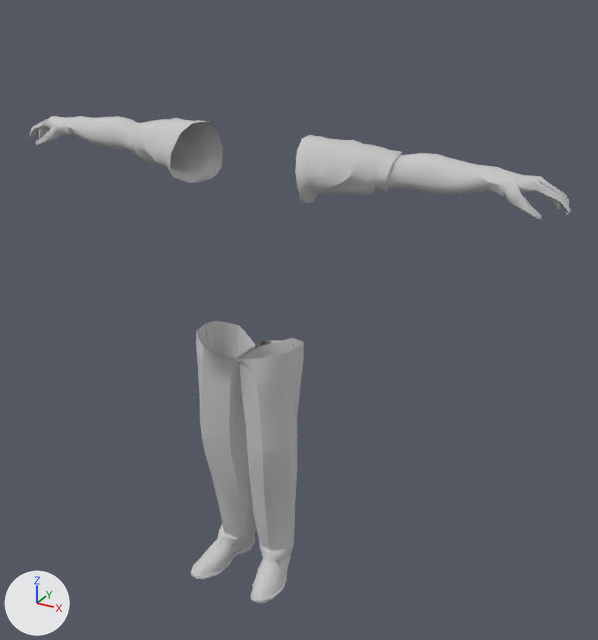
Two versions of the Blender file Blender/avatar.blend, one commit apart.
One viewpoint serves both versions: a 50 mm camera at (2.15, -3.05, 3.32) aimed at (0.38, 0.17, 1.71). The axes (+X, +Y, +Z) are drawn at lower left. The lights are the same throughout.

The older version as bpy lines, for what is in view:
```python
ob_man = bpy.data.objects.new('man', me_man)
ob_man.location = (0.0, 0.0, 0.0)
ob_man.rotation_euler = (1.571, 0.0, 0.0)  # degrees (90, 0, 0)
ob_man.scale = (4.38, 4.38, 4.38)
ob_man_001 = bpy.data.objects.new('man.001', me_man_001)
ob_man_001.location = (0.0, 0.0, 0.0)
ob_man_001.rotation_euler = (1.571, 0.0, 0.0)  # degrees (90, 0, 0)
ob_man_001.scale = (4.38, 4.38, 4.38)
ob_man_002 = bpy.data.objects.new('man.002', me_man_006)
ob_man_002.location = (0.0, 0.0, 0.0)
ob_man_002.rotation_euler = (1.571, 0.0, 0.0)  # degrees (90, 0, 0)
ob_man_002.scale = (4.38, 4.38, 4.38)
ob_man_003 = bpy.data.objects.new('man.003', me_man_008)
ob_man_003.location = (0.0, 0.0, 0.0)
ob_man_003.rotation_euler = (1.571, 0.0, 0.0)  # degrees (90, 0, 0)
ob_man_003.scale = (4.38, 4.38, 4.38)
ob_man_004 = bpy.data.objects.new('man.004', me_man_010)
ob_man_004.location = (0.0, 0.0, 0.0)
ob_man_004.rotation_euler = (1.571, 0.0, 0.0)  # degrees (90, 0, 0)
ob_man_004.scale = (4.38, 4.38, 4.38)
```
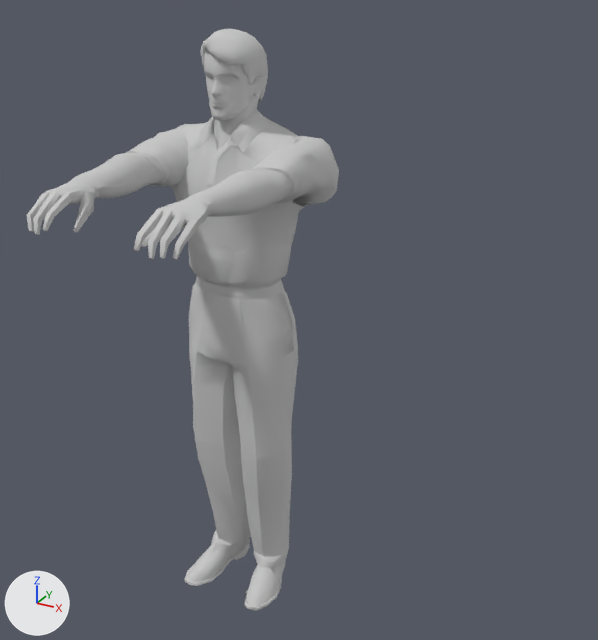
Where the newer file only moved an object's origin or applied its transform, the numbers keep the older frame.

Pixel boxes [x1, y1, x2, y2] of what changed, in the pictures (598 x 640 px):
'man', shown
    after: [171, 29, 308, 366]
'man.001', mesh turned
    before: [295, 135, 571, 220]
    after: [134, 136, 339, 260]
'man.003', mesh moved
    before: [237, 338, 304, 603]
    after: [232, 347, 298, 610]
'man.004', mesh moved
    before: [191, 321, 257, 579]
    after: [184, 335, 251, 586]
'man.002', mesh turned
    before: [30, 116, 223, 183]
    after: [27, 124, 191, 235]

Diff of the bpy script that builds the scene:
```diff
--- a/Blender/avatar.blend.py
+++ b/Blender/avatar.blend.py
@@ me_man @@
 me_man.from_pydata(...)  # 2262 vertices, 3378 faces; spans x -0.169..0.082, y 0.016..0.689, z -0.125..-0.02
 # used by ob_man; location = (0.0, 0.0, 0.0); rotation_euler = (1.571, 0.0, 0.0), in degrees (90, 0, 0); scale = (4.38, 4.38, 4.38)
+# me_man part 1: the whole mesh is moved by (0.0, 0.0, 0.014)
 me_man.materials.append(mat_material_1)
@@ me_man_001 @@
 me_man_001.from_pydata(...)  # 637 vertices, 787 faces; spans x 0.059..0.35, y 0.51..0.582, z -0.126..-0.046
 # used by ob_man_001; location = (0.0, 0.0, 0.0); rotation_euler = (1.571, 0.0, 0.0), in degrees (90, 0, 0); scale = (4.38, 4.38, 4.38)
+# me_man_001 part 2: the whole mesh is turned -93.4 degrees about the y axis through its middle, then moved by (-0.142, 0.0, 0.134)
 me_man_001.materials.append(mat_material_10)
@@ me_man_006 @@
 me_man_006.from_pydata(...)  # 630 vertices, 755 faces; spans x -0.35..-0.061, y 0.513..0.585, z -0.13..-0.047
 # used by ob_man_002; location = (0.0, 0.0, 0.0); rotation_euler = (1.571, 0.0, 0.0), in degrees (90, 0, 0); scale = (4.38, 4.38, 4.38)
+# me_man_006 part 3: the whole mesh is turned 99.1 degrees about the y axis through its middle, then moved by (0.154, -0.002, 0.14)
 me_man_006.materials.append(mat_material_17)
@@ me_man_008 @@
 me_man_008.from_pydata(...)  # 460 vertices, 600 faces; spans x 0.0..0.066, y -0.001..0.338, z -0.111..0.0
 # used by ob_man_003; location = (0.0, 0.0, 0.0); rotation_euler = (1.571, 0.0, 0.0), in degrees (90, 0, 0); scale = (4.38, 4.38, 4.38)
+# me_man_008 part 4: the whole mesh is moved by (0.0, 0.0, 0.014)
 me_man_008.materials.append(mat_material_1)
@@ me_man_010 @@
 me_man_010.from_pydata(...)  # 457 vertices, 608 faces; spans x -0.068..-0.004, y -0.001..0.339, z -0.111..0.0
 # used by ob_man_004; location = (0.0, 0.0, 0.0); rotation_euler = (1.571, 0.0, 0.0), in degrees (90, 0, 0); scale = (4.38, 4.38, 4.38)
+# me_man_010 part 5: the whole mesh is moved by (0.0, 0.0, 0.014)
 me_man_010.materials.append(mat_material_1)
@@ ob_man @@
 ob_man.scale = (4.38, 4.38, 4.38)
-ob_man.hide_set(True)
```
